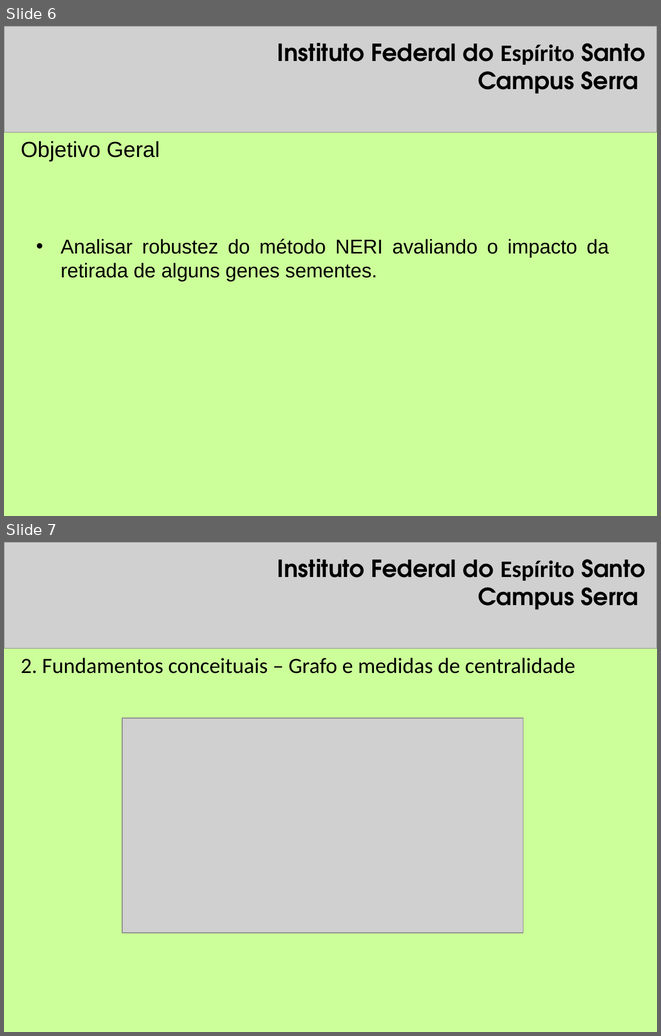
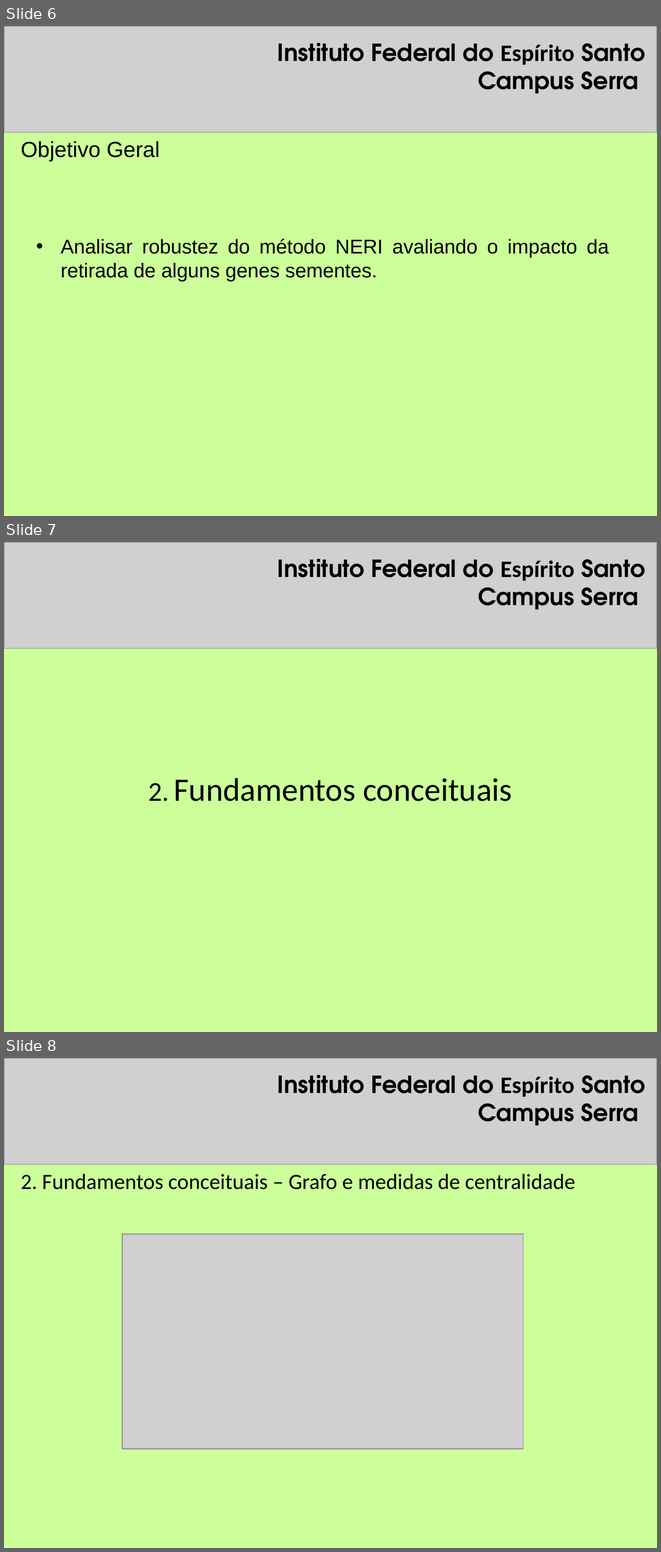
Before and after one commit to joaopandolfi/TCC-IFES, a slide deck: Presentation/Apresentacao_Joao.pptx.pptx. Shown one above the other, each under a label of ours: slides 6 and 7 before the commit, slides 6, 7 and 8 after it. The pictures are 661x1036 and 661x1552 pixels, drawn with LibreOffice and Linux fonts; fonts in the diff are those of the drawing; grey boxes stand for pictures. Boxes give left, top, right and bottom in pixels: in the first picture for what was removed or moved away, otherwise in the second. Text is boxed around its words. In the diff, an @@ line names an element or a change of style, - is before the commit and + after.

```diff
--- a/Presentation/Apresentacao_Joao.pptx.pptx
+++ b/Presentation/Apresentacao_Joao.pptx.pptx
@@ slide 7 added at [4, 542, 657, 1032], background #CCFF99 @@
@@ picture added at [4, 542, 657, 649] @@
@@ text added at [277, 559, 645, 610], 26 pt, text #000000, bold @@
+Instituto Federal do Espírito Santo
+Campus Serra
@@ text added at [174, 778, 512, 801], 36 pt, text #000000 @@
+2. Fundamentos conceituais
@@ what was slide 7 is now slide 8 @@
```
Also in this commit, not shown: 2 slides changed, 5 other slides added, 1 other file.
